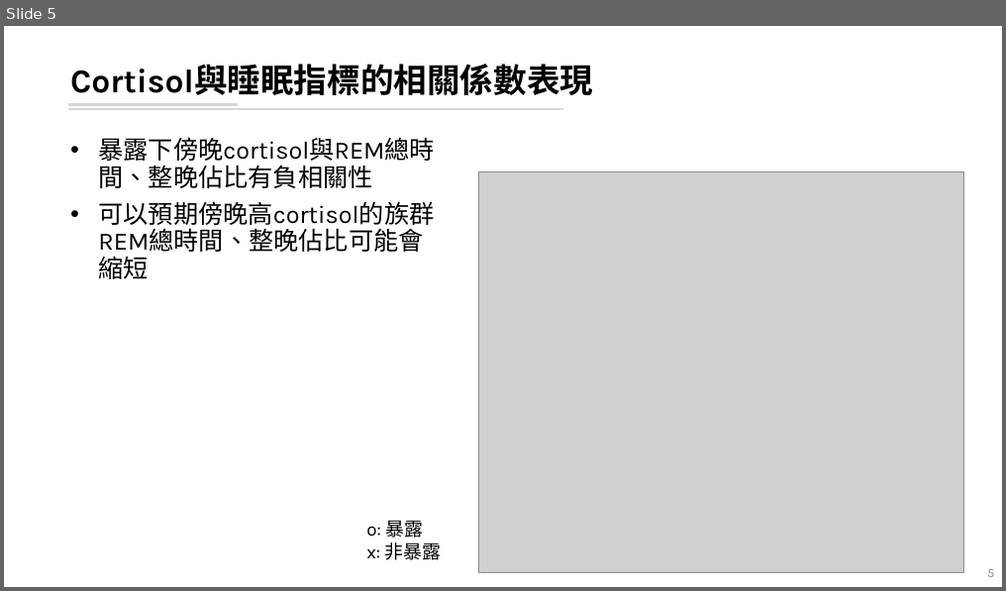
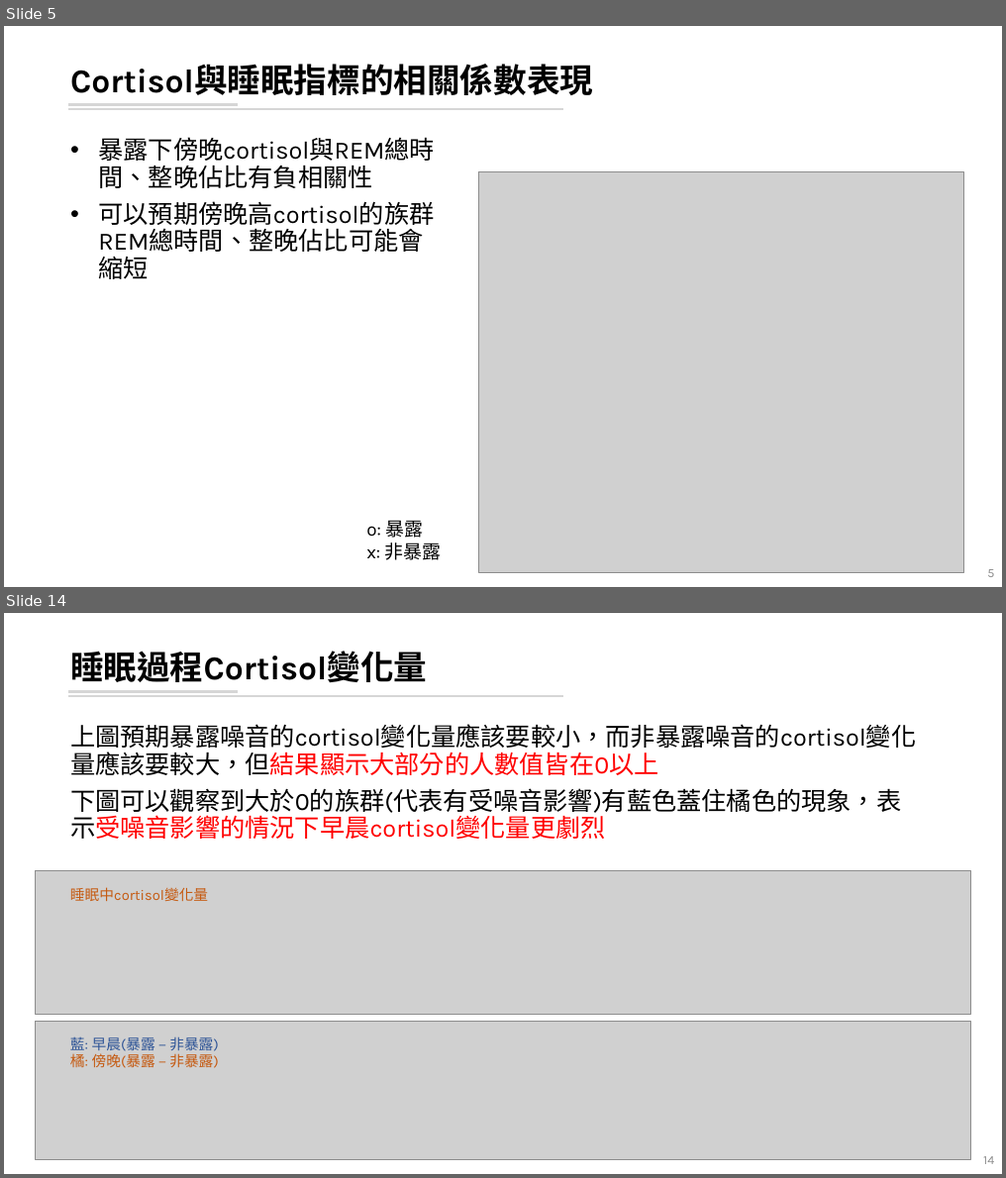
Before and after one commit to leooel97895750/REM_DataMining, a slide deck: 20210807_REM分析.pptx. Shown one above the other, each under a label of ours: slide 5 before the commit, slides 5 and 14 after it; the slides between them are not shown. The pictures are 1006x591 and 1006x1178 pixels, drawn with LibreOffice and Linux fonts; fonts in the diff are those of the drawing; grey boxes stand for pictures. Boxes give left, top, right and bottom in pixels: in the first picture for what was removed or moved away, otherwise in the second. Text is boxed around its words. In the diff, an @@ line names an element or a change of style, - is before the commit and + after.

```diff
--- a/20210807_REM分析.pptx
+++ b/20210807_REM分析.pptx
@@ slide 14 added at (4,613,1002,1174), background #FFFFFF; not listed: 2 template elements that a slide beside it also shows @@
@@ title added at (70,651,427,682), 32 pt, text #000000, bold @@
+睡眠過程Cortisol變化量
@@ text added at (70,724,916,839), 24 pt, text #000000 @@
+上圖預期暴露噪音的cortisol變化量應該要較小，而非暴露噪音的cortisol變化量應該要較大，但結果顯示大部分的人數值皆在0以上
+下圖可以觀察到大於0的族群(代表有受噪音影響)有藍色蓋住橘色的現象，表示受噪音影響的情況下早晨cortisol變化量更劇烈
@@ picture added at (36,870,971,1014) @@
@@ text added at (70,887,208,901), 14 pt, text #C55A11 @@
+睡眠中cortisol變化量
@@ picture added at (36,1022,971,1160) @@
@@ text added at (70,1038,219,1068), 14 pt, text #2F5597 @@
+藍: 早晨(暴露 – 非暴露)
+橘: 傍晚(暴露 – 非暴露)
@@ page number added at (983,1157,994,1164), 12 pt, text #8C8C8C @@
+14
```
Also in this commit, not shown: 5 slides changed, 9 other slides added.
